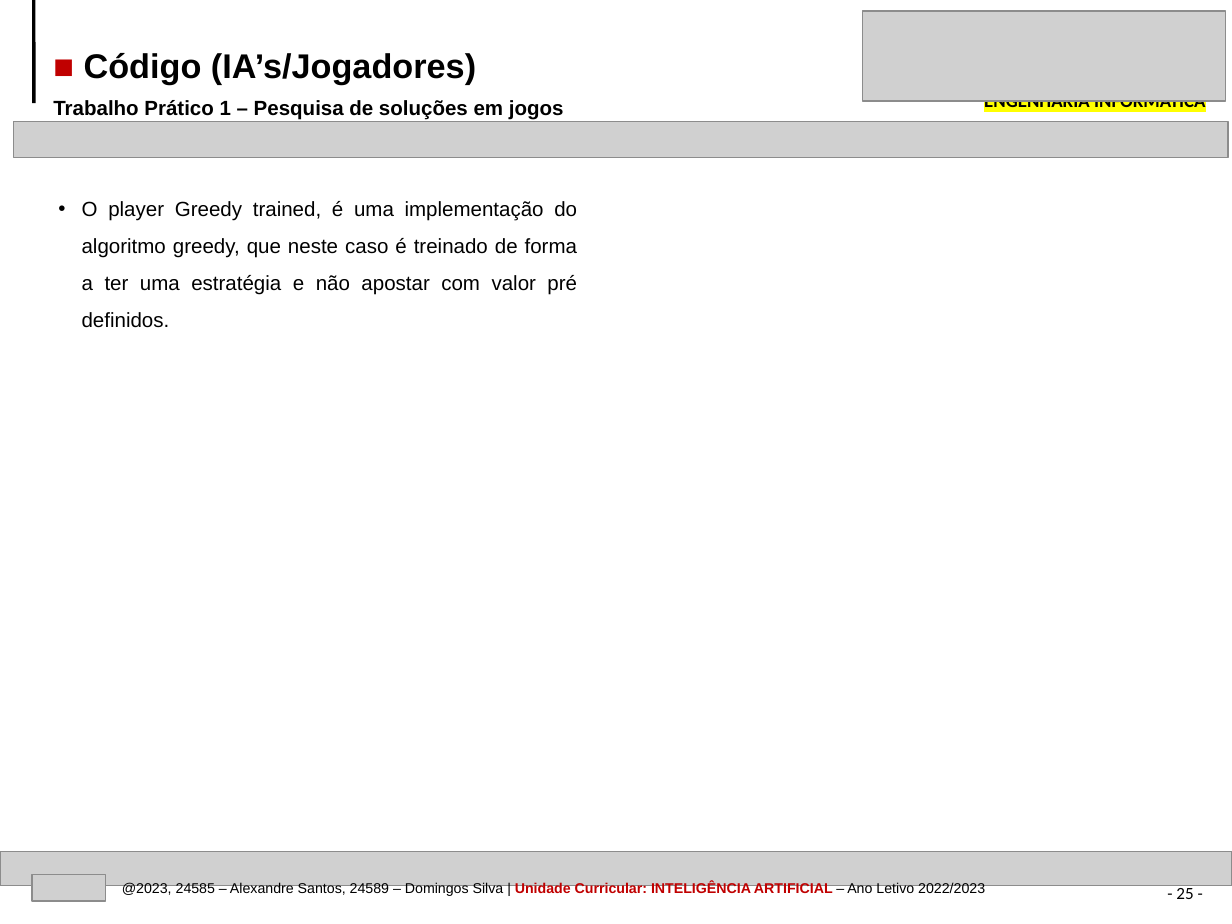
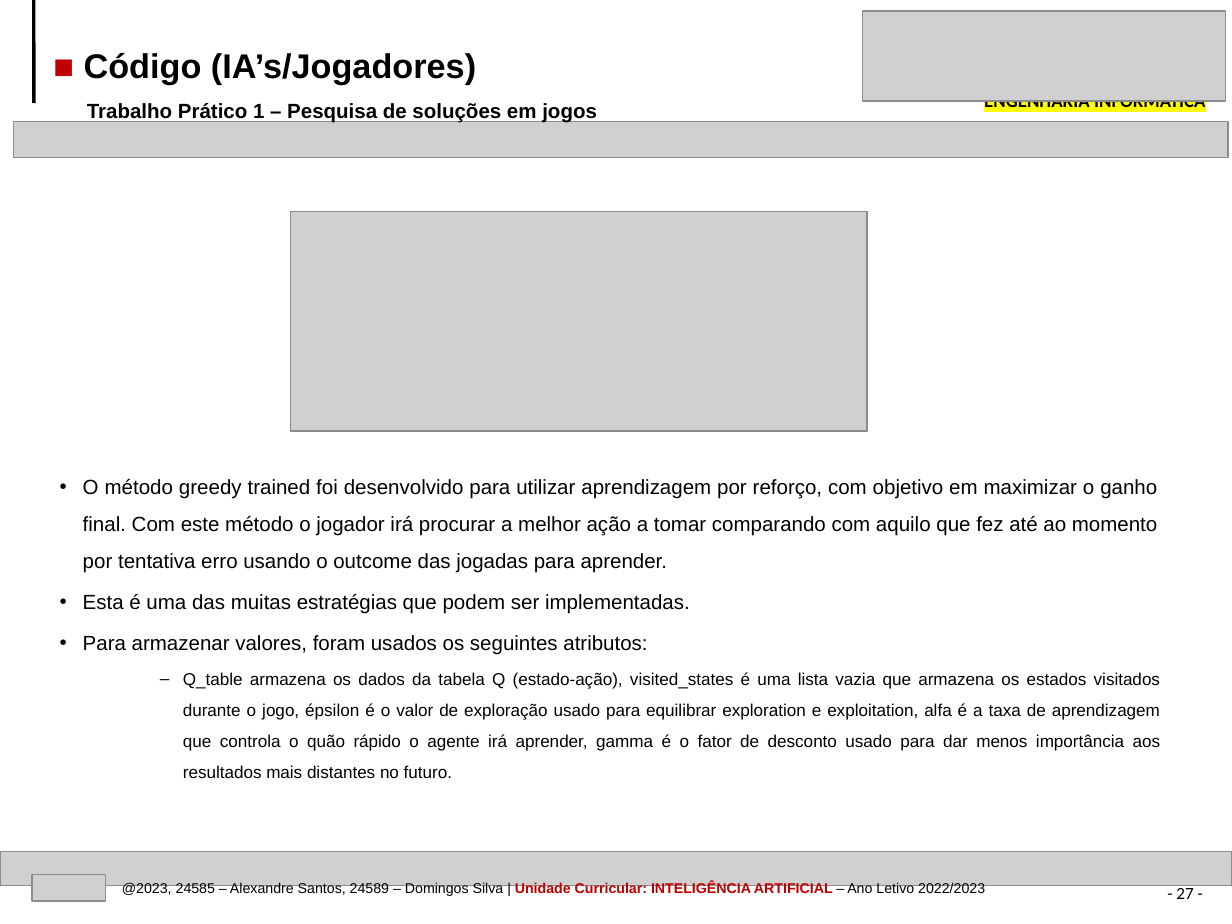
Before and after one commit to AlexandrePSantos/IPVC_EI_IA_TP1_TexasHoldEm, a slide deck: slide 27 of IPVC-EI-IA-TrabPratico1-Pesquisa_solucoes_jogos-24585-24589.pptx (slide 25 before the commit). Drawn at 1232x924 pixels with LibreOffice and Linux fonts; fonts in the diff are those of the drawing; grey boxes stand for pictures. Boxes give left, top, right and bottom in pixels: in the first picture for what was removed or moved away, otherwise in the second. Text is boxed around its words. In the diff, an @@ line names an element or a change of style, - is before the commit and + after.

```diff
--- a/IPVC-EI-IA-TrabPratico1-Pesquisa_solucoes_jogos-24585-24589.pptx
+++ b/IPVC-EI-IA-TrabPratico1-Pesquisa_solucoes_jogos-24585-24589.pptx
@@ text "Trabalho Prático 1 – Pesquisa ..." moved from (x1=53, y1=100, x2=564, y2=120) to (x1=87, y1=103, x2=597, y2=123) @@
@@ picture added at (x1=291, y1=212, x2=867, y2=431) @@
@@ text at (x1=83, y1=479, x2=1161, y2=778): text changed @@
-• O player Greedy trained, é uma implementação do algoritmo greedy, que neste caso é treinado de forma a ter uma estratégia e não apostar com valor pré definidos.
+• O método greedy trained foi desenvolvido para utilizar aprendizagem por reforço, com objetivo em maximizar o ganho final. Com este método o jogador irá procurar a melhor ação a tomar comparando com aquilo que fez até ao momento por tentativa erro usando o outcome das jogadas para aprender.
+• Esta é uma das muitas estratégias que podem ser implementadas.
+• Para armazenar valores, foram usados os seguintes atributos:
+  – Q_table armazena os dados da tabela Q (estado-ação), visited_states é uma lista vazia que armazena os estados visitados durante o jogo, épsilon é o valor de exploração usado para equilibrar exploration e exploitation, alfa é a taxa de aprendizagem que controla o quão rápido o agente irá aprender, gamma é o fator de desconto usado para dar menos importância aos resultados mais distantes no futuro.
@@ page number at (x1=1176, y1=885, x2=1193, y2=899): text changed @@
-- 25 -
+- 27 -
```
Also in this commit, not shown: 28 other slides changed, 6 slides added, 39 other files.
